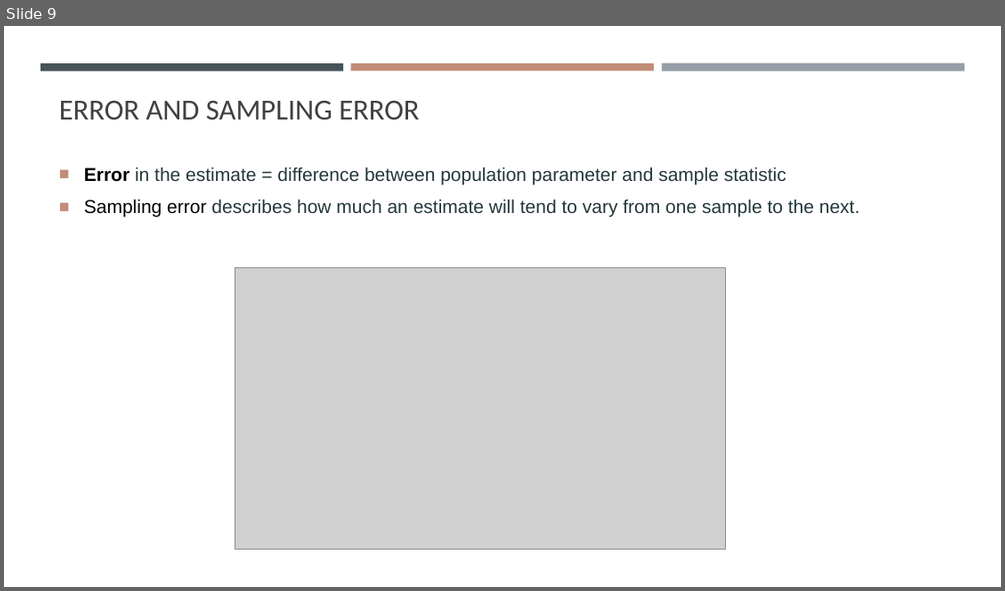
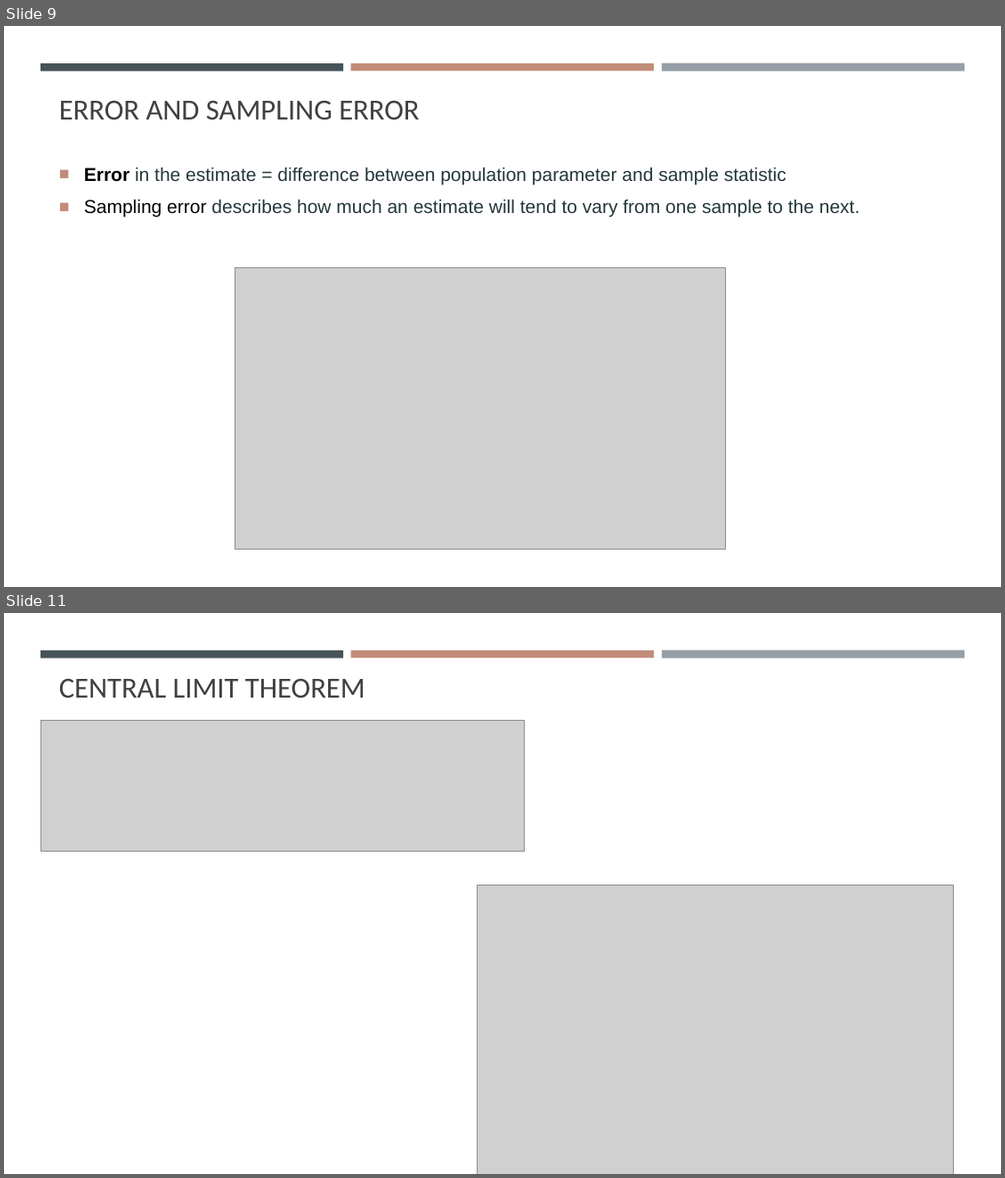
Before and after one commit to gisynw/geog-247, a slide deck: docs/Lectures/Week02/Week02_InferentialStas.pptx. Shown one above the other, each under a label of ours: slide 9 before the commit, slides 9 and 11 after it; the slides between them are not shown. The pictures are 1005x591 and 1005x1178 pixels, drawn with LibreOffice and Linux fonts; fonts in the diff are those of the drawing; grey boxes stand for pictures. Boxes give left, top, right and bottom in pixels: in the first picture for what was removed or moved away, otherwise in the second. Text is boxed around its words. In the diff, an @@ line names an element or a change of style, - is before the commit and + after.

```diff
--- a/docs/Lectures/Week02/Week02_InferentialStas.pptx
+++ b/docs/Lectures/Week02/Week02_InferentialStas.pptx
@@ slide 11 added at (4, 613, 1001, 1174), background #FFFFFF; not listed: 3 template elements that a slide beside it also shows @@
@@ title added at (59, 679, 365, 698), 28 pt, text #404040 @@
+CENTRAL LIMIT THEOREM
@@ picture added at (41, 720, 525, 851) @@
@@ picture added at (477, 884, 954, 1174) @@
```
Also in this commit, not shown: 6 slides changed, 1 other slide added, 6 other files.
